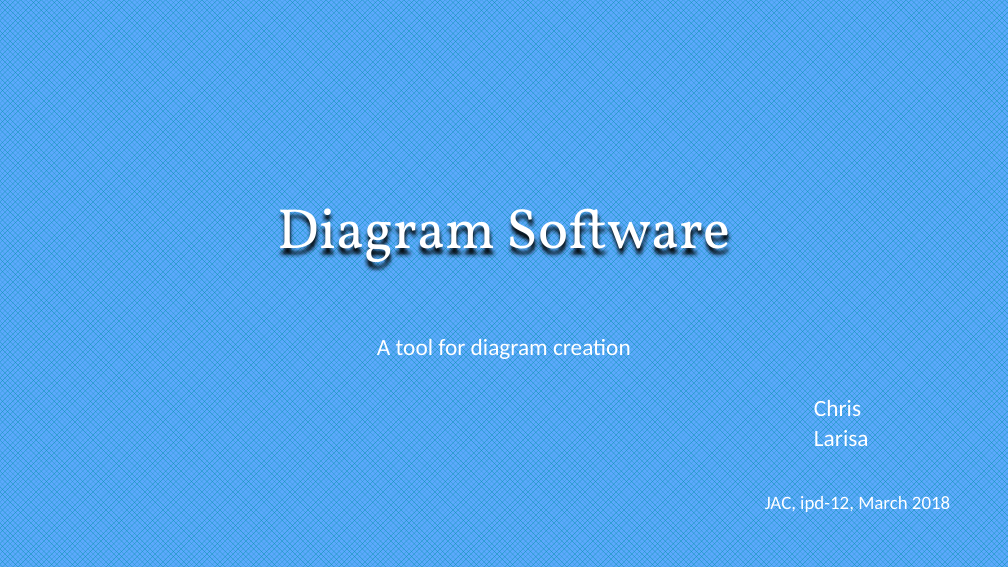
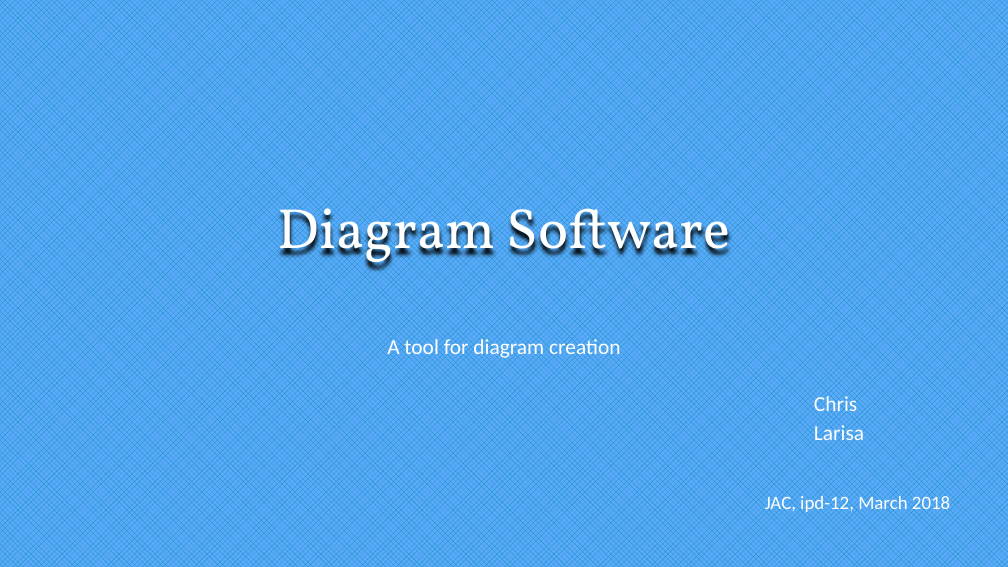
Before and after one commit to loritta/dotnetProject2018, a slide deck: slide 1 of Presentation.pptx. Drawn at 1008x567 pixels with LibreOffice and Linux fonts; fonts in the diff are those of the drawing. Boxes give left, top, right and bottom in pixels: in the first picture for what was removed or moved away, otherwise in the second. Text is boxed around its words. In the diff, an @@ line names an element or a change of style, - is before the commit and + after.

```diff
--- a/Presentation.pptx
+++ b/Presentation.pptx
@@ subtitle "A tool for diagram creation" at bbox=[387, 336, 864, 446]: size 22.2 to 20.4 pt @@
```
Also in this commit, not shown: 4 other slides changed, 10 other files.
